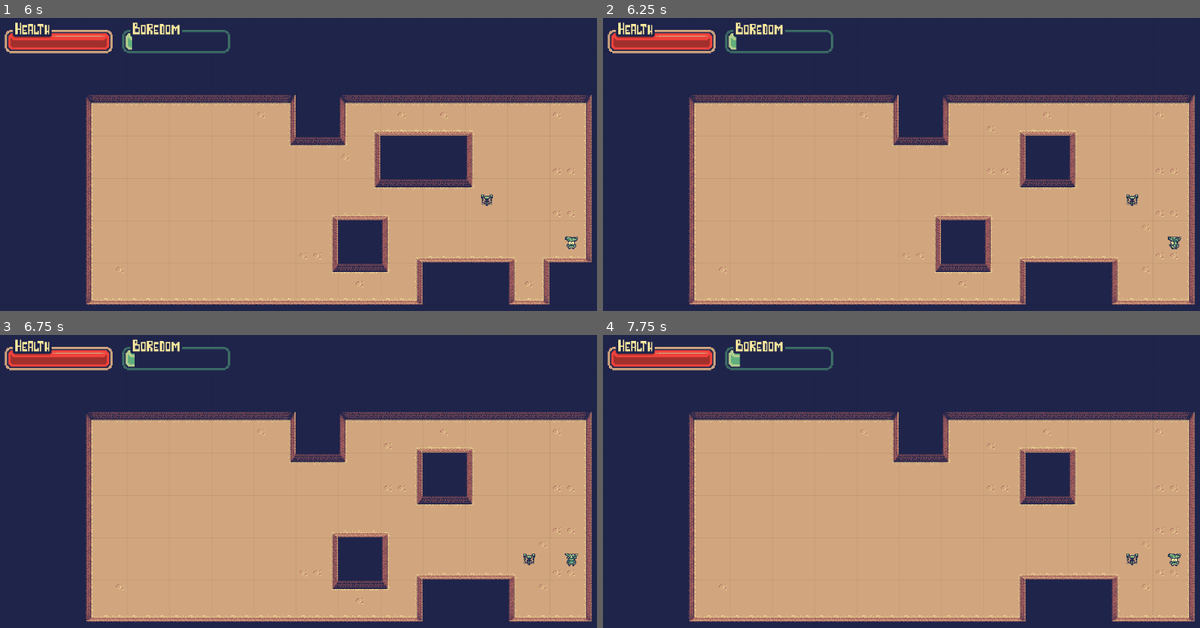
Above: before the commit, frames 1-4 (two rows, left to right).
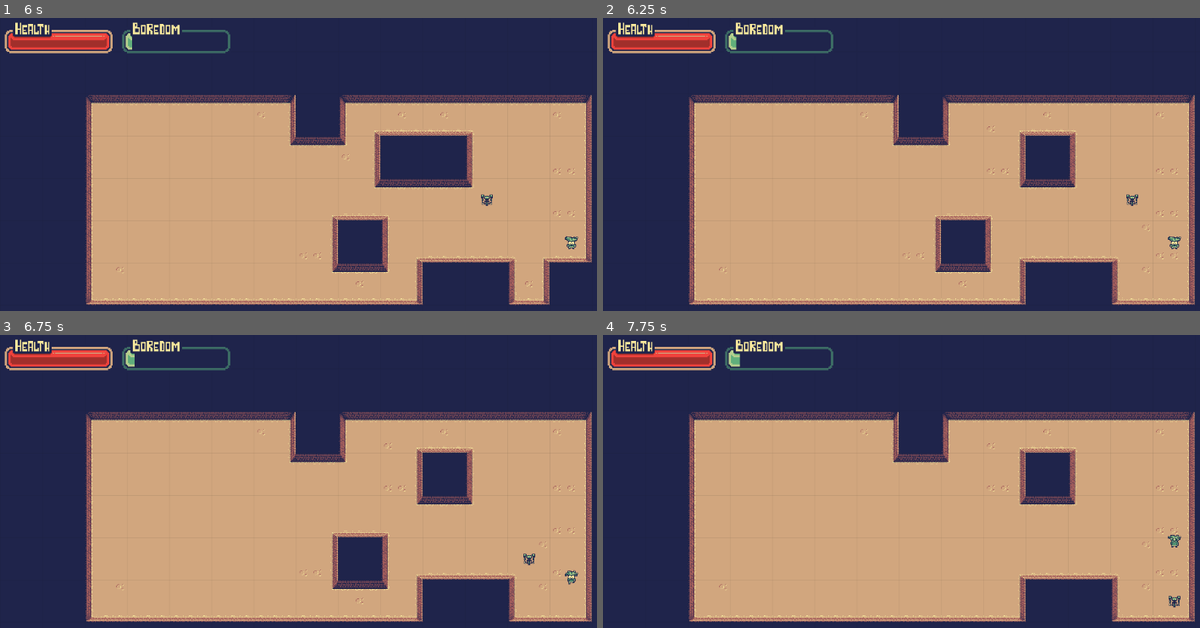
Above: after the commit, the same moments.

Repository: silversquirl/gmtk-2023
Game: Godot game, scene res://main_map.tscn
Two runs of this game, one before a commit and one after it. Both use one fixed random seed, a clock stepped at 60 frames per second and the inputs below.
Inputs (mouse positions are in pixels of both pictures, inside the frame that each line leads up to):
- Up to frame 1 (6 s): tap Enter at 0.5, 4.25, 5.75 s; move the mouse to (489, 187) at 0.52 s; tap P every 1.5 s from 0.6 to 5.1 s; click (489, 187) at 0.67 s; drag from (202, 226) to (555, 199) at 1.27 s; move the mouse to (405, 123) at 2.02 s; click (405, 123) at 2.17 s; drag from (304, 284) to (591, 158) at 2.77 s; tap Space at 3.5, 5 s; move the mouse to (543, 264) at 3.52 s; click (543, 264) at 3.67 s; drag from (137, 149) to (573, 114) at 4.27 s; move the mouse to (370, 208) at 5.02 s; click (370, 208) at 5.17 s; drag from (238, 111) to (573, 284) at 5.77 s
- Up to frame 2 (6.25 s): no input
- Up to frame 3 (6.75 s): tap Space at 6.5 s; move the mouse to (489, 504) at 6.52 s; tap P at 6.6 s; click (489, 504) at 6.67 s
- Up to frame 4 (7.75 s): drag from (805, 543) to (1176, 557) at 7.27 s

Frame 1 is identical in both runs. In frame 2, less than 0.1% of the frame differs, in the area x 94-97%, y 74-79%; in frame 3, 0.1%; in frame 4, 0.3%, in the area x 87-97%, y 68-94%.
Error before the commit: Invalid access to property or key 'health' on a base object of type 'Sprite2D (Bot.gd)'. (res://Player.gd:98)

Commit message:
feat: bot ai and game over screens

Diff:
--- a/Bot.gd
+++ b/Bot.gd
@@ -1,6 +1,13 @@
 extends Sprite2D
 
+const CollisionDetector = preload("res://CollisionDetector.gd")
+const Player = preload("res://Player.gd")
+
+@export var health := 20
+@export var damage := 10
+
 @onready var map: TileMap = $".."
+var direction := Vector2i(0, 1)
 @onready var map_pos: Vector2i = map.local_to_map(position):
 	set(pos):
 		map_pos = pos
@@ -13,4 +20,26 @@
 	%PlayerHazards.add_goal(self, 10)
 
 func ai_step():
+	for thing in $CollisionDetector.collisions:
+		var thing_dir: Vector2i = $CollisionDetector.collisions[thing]
+		if thing is CollisionDetector:
+			thing = thing.get_parent()
+		if thing.is_queued_for_deletion():
+			continue # Skip deleted things, just in case
+
+		if thing is Player:
+			_attack_player(thing)
+		else:
+			continue # idk how to handle this thing, so try a different one
+
+		# We're interacting with a thing, so look at it
+		direction = thing_dir
+
+		return # only one action per AI step
+
 	map_pos = $"../EnemyPathfinder".path_next(map_pos)
+
+func _attack_player(player: Player) -> void:
+	player.health -= damage
+	if player.health > 70 or player.health < 20:
+		player.boredom -= 3
--- /dev/null
+++ b/GameOverScreen.gd
@@ -0,0 +1,15 @@
+extends Container
+
+func _ready():
+	set_visible(false)
+
+func _process(_dt):
+	if %Player.health <= 0:
+		game_over("The player has died")
+	if %Player.boredom >= 100:
+		game_over("The player got bored and left")
+
+func game_over(message: String) -> void:
+	set_visible(true)
+	%AITimer.stop()
+	$Message.text = message
--- /dev/null
+++ b/gold.tscn
@@ -0,0 +1,16 @@
+[gd_scene load_steps=4 format=3 uid="uid://c044qlgn2ggx0"]
+
+[ext_resource type="Texture2D" uid="uid://sqtvvitfddvq" path="res://Gold.png" id="1_hyb5c"]
+[ext_resource type="Script" path="res://Gold.gd" id="2_m6t2j"]
+
+[sub_resource type="CircleShape2D" id="CircleShape2D_1lnmu"]
+
+[node name="Gold" type="Sprite2D"]
+texture = ExtResource("1_hyb5c")
+script = ExtResource("2_m6t2j")
+
+[node name="Area2D" type="Area2D" parent="."]
+monitoring = false
+
+[node name="CollisionShape2D" type="CollisionShape2D" parent="Area2D"]
+shape = SubResource("CircleShape2D_1lnmu")
--- a/main_map.tscn
+++ b/main_map.tscn
@@ -13,18 +13,18 @@
 [ext_resource type="Script" path="res://Pathfinder.gd" id="5_uliwb"]
 [ext_resource type="Texture2D" uid="uid://lfix0epm4a86" path="res://player_Sword_Walk_Side_L.png" id="6_37lpk"]
 [ext_resource type="Script" path="res://Camera.gd" id="6_84vyh"]
-[ext_resource type="Texture2D" uid="uid://sqtvvitfddvq" path="res://Gold.png" id="6_s8i66"]
-[ext_resource type="Script" path="res://Gold.gd" id="7_5r48l"]
 [ext_resource type="Texture2D" uid="uid://byf20w2cngqjt" path="res://bot.png" id="8_svhex"]
 [ext_resource type="Script" path="res://Bot.gd" id="9_ipijd"]
 [ext_resource type="Script" path="res://CollisionDetector.gd" id="10_jwcxe"]
 [ext_resource type="Texture2D" uid="uid://cmxt8xmy73ttu" path="res://healthbar background1.png" id="14_3xn04"]
 [ext_resource type="Script" path="res://DebugHUD.gd" id="14_osj2v"]
+[ext_resource type="PackedScene" uid="uid://c044qlgn2ggx0" path="res://gold.tscn" id="14_wmwjt"]
 [ext_resource type="Texture2D" uid="uid://f60tg7vp4u7v" path="res://healthbar foreground1.png" id="15_vmp60"]
 [ext_resource type="Texture2D" uid="uid://hba1lph5ahs6" path="res://healthbar_bar_red2.png" id="16_5yy8o"]
 [ext_resource type="Texture2D" uid="uid://bicmjhod7ip7y" path="res://boredombar background2.png" id="17_0mikx"]
 [ext_resource type="Texture2D" uid="uid://bvf6q4kg8jhbd" path="res://boredombar foreground2.png" id="18_c5j7p"]
 [ext_resource type="Texture2D" uid="uid://dvxrs5xmr2xlj" path="res://boredombar bar2.png" id="19_icln6"]
+[ext_resource type="Script" path="res://GameOverScreen.gd" id="25_a26mq"]
 
 [sub_resource type="TileSetAtlasSource" id="TileSetAtlasSource_8jukn"]
 texture = ExtResource("1_84kxc")
@@ -684,6 +684,8 @@
 [sub_resource type="RectangleShape2D" id="RectangleShape2D_r7cur"]
 size = Vector2(72, 72)
 
+[sub_resource type="CircleShape2D" id="CircleShape2D_vjfnj"]
+
 [node name="root" type="Node2D"]
 
 [node name="EditableMap" type="TileMap" parent="."]
@@ -695,7 +697,8 @@
 script = ExtResource("2_jsrkh")
 
 [node name="Player" type="AnimatedSprite2D" parent="EditableMap"]
-position = Vector2(4286, 2130)
+unique_name_in_owner = true
+position = Vector2(4286, 2123)
 sprite_frames = SubResource("SpriteFrames_ufxnr")
 animation = &"walk_left_sword"
 script = ExtResource("4_x7dpu")
@@ -739,21 +742,10 @@
 [node name="Center" type="Area2D" parent="EditableMap/Player/CollisionDetector"]
 
 [node name="CollisionShape2D" type="CollisionShape2D" parent="EditableMap/Player/CollisionDetector/Center"]
-shape = SubResource("RectangleShape2D_r7cur")
+shape = SubResource("CircleShape2D_vjfnj")
 
 [node name="GridRenderer" type="Node2D" parent="EditableMap"]
 script = ExtResource("5_0eh4b")
-
-[node name="Gold" type="Sprite2D" parent="EditableMap"]
-position = Vector2(4724, 2338)
-texture = ExtResource("6_s8i66")
-script = ExtResource("7_5r48l")
-
-[node name="Area2D" type="Area2D" parent="EditableMap/Gold"]
-monitoring = false
-
-[node name="CollisionShape2D" type="CollisionShape2D" parent="EditableMap/Gold/Area2D"]
-shape = SubResource("RectangleShape2D_r7cur")
 
 [node name="Bot" type="Sprite2D" parent="EditableMap"]
 position = Vector2(3704, 2128)
@@ -794,11 +786,20 @@
 [node name="Center" type="Area2D" parent="EditableMap/Bot/CollisionDetector"]
 
 [node name="CollisionShape2D" type="CollisionShape2D" parent="EditableMap/Bot/CollisionDetector/Center"]
-shape = SubResource("RectangleShape2D_r7cur")
+shape = SubResource("CircleShape2D_vjfnj")
 
 [node name="EnemyPathfinder" type="Node" parent="EditableMap" node_paths=PackedStringArray("seek")]
 script = ExtResource("5_uliwb")
 seek = NodePath("../../EnemyGoals")
+
+[node name="Gold" parent="EditableMap" instance=ExtResource("14_wmwjt")]
+position = Vector2(4704, 2355)
+
+[node name="Gold2" parent="EditableMap" instance=ExtResource("14_wmwjt")]
+position = Vector2(4872, 2046)
+
+[node name="Gold3" parent="EditableMap" instance=ExtResource("14_wmwjt")]
+position = Vector2(4867, 2178)
 
 [node name="Camera" type="Camera2D" parent="."]
 position = Vector2(3959, 2138)
@@ -852,6 +853,20 @@
 visible = false
 script = ExtResource("14_osj2v")
 
+[node name="GameOverScreen" type="Container" parent="HUD"]
+anchors_preset = -1
+offset_left = 208.0
+offset_top = 256.0
+offset_right = 899.0
+offset_bottom = 358.0
+script = ExtResource("25_a26mq")
+
+[node name="Message" type="Label" parent="HUD/GameOverScreen"]
+layout_mode = 2
+theme_override_font_sizes/font_size = 64
+text = "death message goes here"
+horizontal_alignment = 1
+
 [node name="AITimer" type="Timer" parent="."]
 unique_name_in_owner = true
 wait_time = 0.5
Not shown: 1 places in main_map.tscn that only renumber resources
